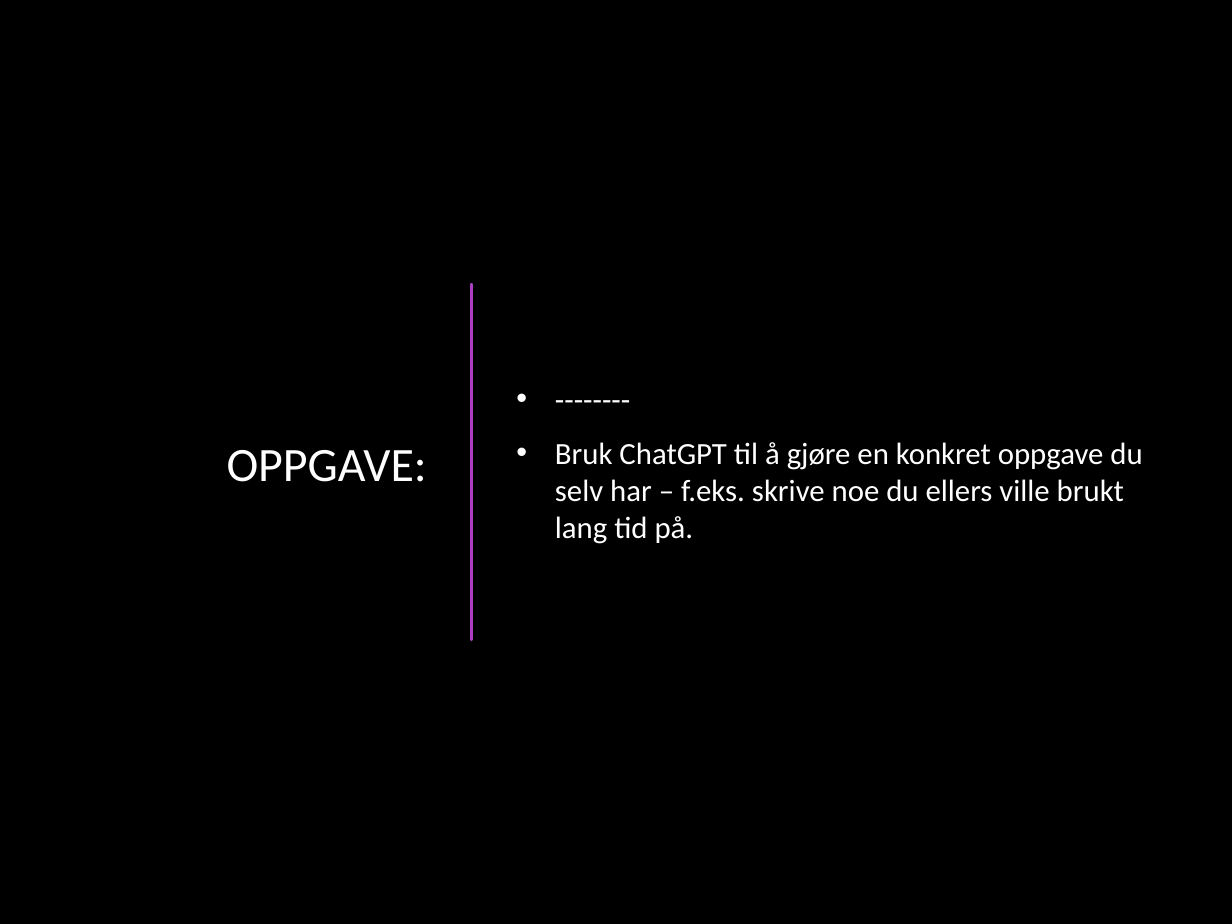
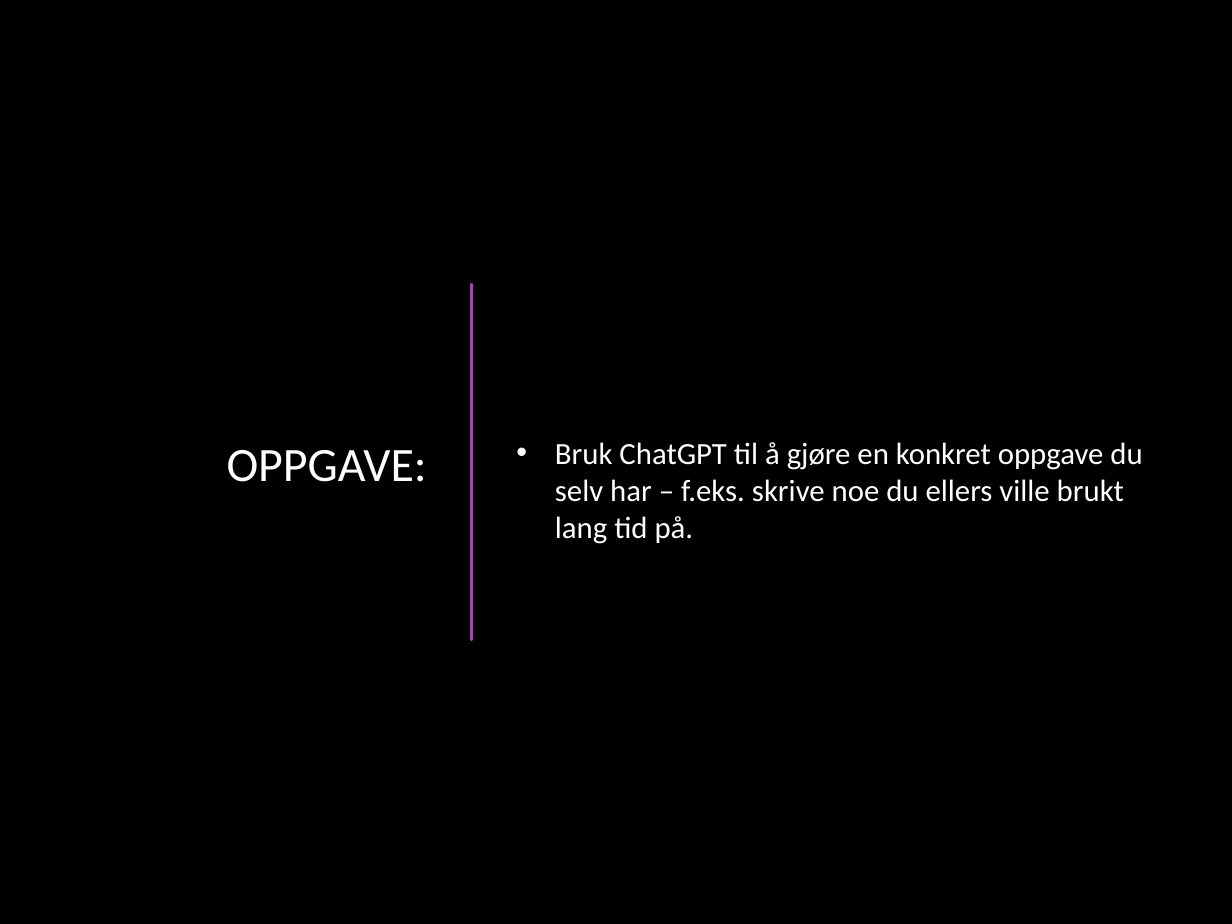
Before and after one commit to Cre8XF/cre8xf.dev, a slide deck: slide 6 of kurs/ai-for-nybegynnere/modul3-hverdag-jobb/modul3.pptx. Drawn at 1232x924 pixels with LibreOffice and Linux fonts; fonts in the diff are those of the drawing; background and template pictures are left out. Boxes give left, top, right and bottom in pixels: in the first picture for what was removed or moved away, otherwise in the second. Text is boxed around its words. In the diff, an @@ line names an element or a change of style, - is before the commit and + after.

```diff
--- a/kurs/ai-for-nybegynnere/modul3-hverdag-jobb/modul3.pptx
+++ b/kurs/ai-for-nybegynnere/modul3-hverdag-jobb/modul3.pptx
@@ text at [555, 442, 1142, 544]: paragraph removed @@
-• --------
```
Also in this commit, not shown: 4 other slides changed, 22 other files.
